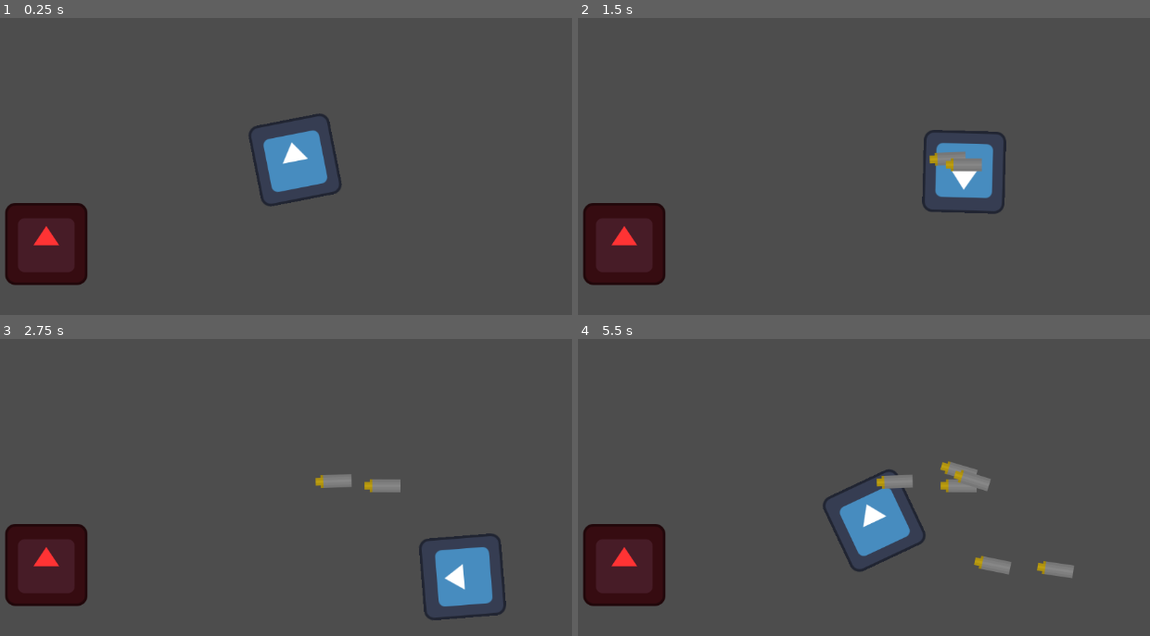
Above: before the commit, frames 1-4 (two rows, left to right).
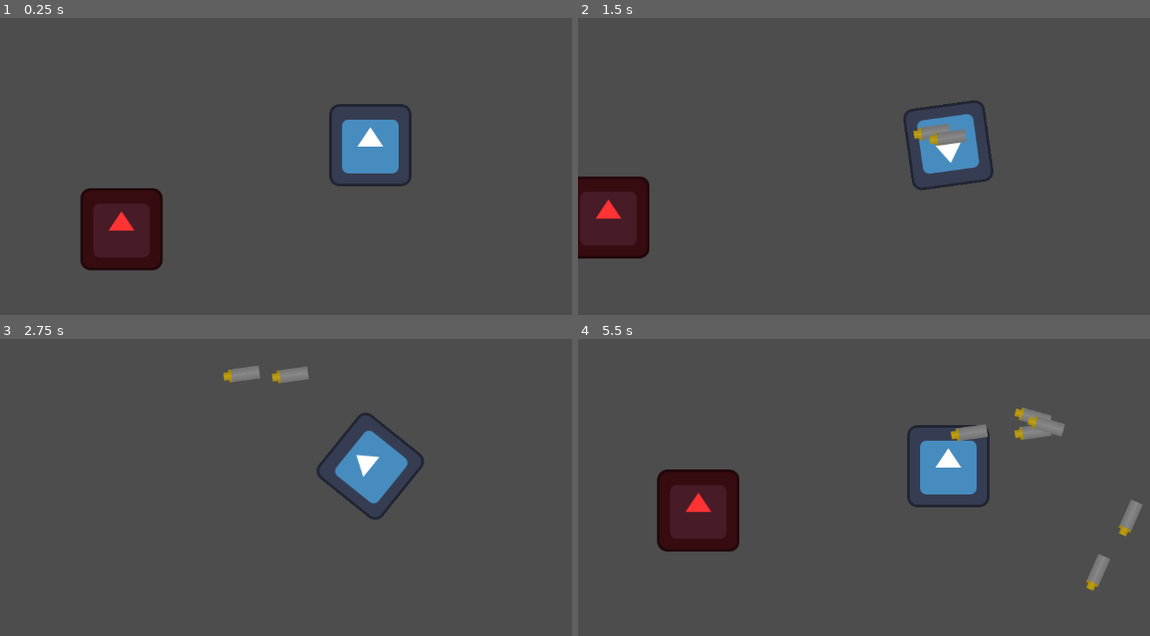
Above: after the commit, the same moments.

Repository: Do-Good-Games/MaskGameTest
Game: Godot game, scene res://testLevel.tscn
The game is run twice, just before and just after one commit, with the same random seed, the same clock (stepped at 60 frames per second) and the same inputs. The engine's default icon, where the game draws it, is replaced by a stand-in: a white triangle on a blue panel in a dark square.
Inputs (mouse positions are in pixels of both pictures, inside the frame that each line leads up to):
- Up to frame 1 (0.25 s): no input
- Up to frame 2 (1.5 s): tap Enter at 0.5 s; move the mouse to (1109, 124) at 0.52 s; press the mouse at (1109, 124) at 0.53 s; hold D (right) 0.53-1.28 s; move the mouse to (801, 166) at 1.27 s; release the mouse at (801, 166) at 1.28 s; hold S (down) from 1.28 s (still down); click (801, 166) at 1.35 s
- Up to frame 3 (2.75 s): move the mouse to (446, 374) at 2.02 s; release S (down) at 2.03 s; press the mouse at (446, 374) at 2.03 s; hold D (right) from 2.03 s (still down)
- Up to frame 4 (5.5 s): move the mouse to (909, 549) at 2.77 s; release D (right) at 2.78 s; release the mouse at (909, 549) at 2.78 s; hold W (up) 2.78-3.53 s; click (909, 549) at 2.85 s; move the mouse to (outside the picture) at 3.52 s; press the mouse at (outside the picture) at 3.53 s; hold A (left) 3.53-5.03 s; move the mouse to (726, 404) at 4.27 s; release the mouse at (726, 404) at 4.28 s; click (726, 404) at 4.35 s; move the mouse to (984, 466) at 5.02 s; press the mouse at (984, 466) at 5.03 s; hold S (down) from 5.03 s (still down)

The runs differ from the first frame. In frame 1, 12% of the frame differs, in the area x 0-72%, y 28-91%; in frame 2, 7.2%; in frame 3, 9.4%; in frame 4, 14%, in the area x 0-99%, y 23-91%.

Commit message:
cleanup - moved some of ianfolder to layerMasking folder - renamed bobbyFolder to Character, also contains thorwable and interactable stuff - made layercontroller (currently blank) and added to autoload

Diff:
--- a/BobbyFolder/BobbyCharacter.gd
+++ b/Character/BobbyCharacter.gd
@@ -3,7 +3,7 @@
 #const Throwable: PackedScene = preload("res://BobbyFolder/throwable.tscn")
 @export var Throwable: PackedScene
 
-@export var speed = 200
+@export var max_vel = 200
 @export var friction = 0.01
 @export var acceleration = 0.1
 
@@ -39,7 +39,7 @@
 	look_at(get_global_mouse_position())
 	var direction = get_input()
 	if direction.length() > 0:
-		velocity = velocity.lerp(direction.normalized() * speed, acceleration)
+		velocity = velocity.lerp(direction.normalized() * max_vel, acceleration)
 	else:
 		velocity = velocity.lerp(Vector2.ZERO, friction)
 	move_and_slide()
--- a/BobbyFolder/BobbyCollectable.tscn
+++ b/Character/BobbyCollectable.tscn
@@ -1,6 +1,6 @@
 [gd_scene format=3 uid="uid://f0giku20phl1"]
 
-[ext_resource type="Script" uid="uid://b6kfm4snx6edn" path="res://BobbyFolder/bobby_collectable.gd" id="1_awvcx"]
+[ext_resource type="Script" uid="uid://b6kfm4snx6edn" path="res://Character/bobby_collectable.gd" id="1_awvcx"]
 [ext_resource type="Texture2D" uid="uid://cnfytrl0jhugb" path="res://icon.svg" id="1_oemdl"]
 
 [sub_resource type="RectangleShape2D" id="RectangleShape2D_oemdl"]
--- a/BobbyFolder/bobby_character.tscn
+++ b/Character/bobby_character.tscn
@@ -1,8 +1,8 @@
 [gd_scene format=3 uid="uid://b2aodyxg1wr0g"]
 
-[ext_resource type="Script" uid="uid://dgrhfdbhs3r0u" path="res://BobbyFolder/BobbyCharacter.gd" id="1_dmayn"]
+[ext_resource type="Script" uid="uid://dgrhfdbhs3r0u" path="res://Character/BobbyCharacter.gd" id="1_dmayn"]
 [ext_resource type="Texture2D" uid="uid://cnfytrl0jhugb" path="res://icon.svg" id="2_d5myv"]
-[ext_resource type="PackedScene" uid="uid://dwj2g8najpxjr" path="res://BobbyFolder/throwable.tscn" id="2_tbytb"]
+[ext_resource type="PackedScene" uid="uid://dwj2g8najpxjr" path="res://Character/throwable.tscn" id="2_tbytb"]
 
 [sub_resource type="RectangleShape2D" id="RectangleShape2D_d5myv"]
 size = Vector2(123, 125)
@@ -17,3 +17,5 @@
 [node name="CollisionShape2D" type="CollisionShape2D" parent="." unique_id=2015673397]
 position = Vector2(-0.5, 0.5)
 shape = SubResource("RectangleShape2D_d5myv")
+
+[node name="Camera2D" type="Camera2D" parent="." unique_id=550504632]
--- a/BobbyFolder/throwable.tscn
+++ b/Character/throwable.tscn
@@ -1,6 +1,6 @@
 [gd_scene format=3 uid="uid://dwj2g8najpxjr"]
 
-[ext_resource type="Script" uid="uid://bteqykmjtyfri" path="res://BobbyFolder/throwable.gd" id="1_6fbao"]
+[ext_resource type="Script" uid="uid://bteqykmjtyfri" path="res://Character/throwable.gd" id="1_6fbao"]
 [ext_resource type="Texture2D" uid="uid://cv1u7cgehrkc0" path="res://StolenDDOTextures/Entities/bullet.png" id="2_pb81h"]
 
 [node name="Throwable" type="CharacterBody2D" unique_id=1897539501]
--- a/Ian Folder/test_world.tscn
+++ b/Ian Folder/test_world.tscn
@@ -1,9 +1,9 @@
 [gd_scene format=3 uid="uid://bseoqe15ia0bb"]
 
-[ext_resource type="PackedScene" uid="uid://bym1nxtie4254" path="res://Ian Folder/layer.tscn" id="1_1hawf"]
+[ext_resource type="PackedScene" uid="uid://bym1nxtie4254" path="res://LayerMasking/layer.tscn" id="1_1hawf"]
 [ext_resource type="Texture2D" uid="uid://dvf21l451imlf" path="res://Ian Folder/brush.tres" id="1_e4dru"]
-[ext_resource type="PackedScene" uid="uid://f0giku20phl1" path="res://BobbyFolder/BobbyCollectable.tscn" id="2_icfwp"]
-[ext_resource type="PackedScene" uid="uid://b2aodyxg1wr0g" path="res://BobbyFolder/bobby_character.tscn" id="3_e4dru"]
+[ext_resource type="PackedScene" uid="uid://f0giku20phl1" path="res://Character/BobbyCollectable.tscn" id="2_icfwp"]
+[ext_resource type="PackedScene" uid="uid://b2aodyxg1wr0g" path="res://Character/bobby_character.tscn" id="3_e4dru"]
 [ext_resource type="Texture2D" uid="uid://d1pxvs8i5av8t" path="res://test_mask_alpha_negative.png" id="4_8wdvc"]
 [ext_resource type="Texture2D" uid="uid://rw8d2f1wlin6" path="res://Ian Folder/Green_Example.png" id="5_orqof"]
 
@@ -16,8 +16,9 @@
 
 func _input(event: InputEvent) -> void:
 	if event is InputEventMouseButton:
-		$RedLayer.layer_mask.paint_texture(brush_texture, get_local_mouse_position())
-		$GreenLayer.layer_mask.erase_texture(brush_texture, get_local_mouse_position())
+		if event.pressed:
+			$RedLayer.layer_mask.paint_texture(brush_texture, get_local_mouse_position())
+			$GreenLayer.layer_mask.erase_texture(brush_texture, get_local_mouse_position())
 "
 
 [node name="TestWorld" type="Node2D" unique_id=1058061648]
@@ -25,7 +26,6 @@
 brush_texture = ExtResource("1_e4dru")
 
 [node name="RedLayer" parent="." unique_id=807261236 instance=ExtResource("1_1hawf")]
-visible = false
 z_index = -1
 position = Vector2(1100, 760)
 rect_size = Vector2(1000, 1000)
@@ -47,7 +47,6 @@
 position = Vector2(1107, 771)
 
 [node name="LayerMask" parent="GreenLayer" index="0" unique_id=1379613557]
-visible = false
 texture = ExtResource("4_8wdvc")
 
 [node name="LayerVisual" parent="GreenLayer/LayerMask" index="0" unique_id=1234380076]
@@ -80,9 +79,7 @@
 
 [node name="BobbyCharacter" parent="." unique_id=1423288883 instance=ExtResource("3_e4dru")]
 z_index = 1
-position = Vector2(579, 1204)
-
-[node name="Camera2D" type="Camera2D" parent="BobbyCharacter" unique_id=843319166]
+position = Vector2(991, 1087)
 
 [editable path="RedLayer"]
 [editable path="GreenLayer"]
--- /dev/null
+++ b/LayerMasking/LayerController.tscn
@@ -0,0 +1,6 @@
+[gd_scene format=3 uid="uid://2wy3lf084bm7"]
+
+[ext_resource type="Script" uid="uid://b01gwbcmrrl47" path="res://LayerMasking/layer_controller.gd" id="1_prpwt"]
+
+[node name="LayerController" type="Node2D" unique_id=1122606211]
+script = ExtResource("1_prpwt")
--- a/Ian Folder/layer.tscn
+++ b/LayerMasking/layer.tscn
@@ -2,7 +2,7 @@
 
 [ext_resource type="Texture2D" uid="uid://bwgq1lmjusrgc" path="res://test_mask_alpha.png" id="1_vm0sn"]
 [ext_resource type="Script" uid="uid://bxui4dd18e7gy" path="res://mask_collision.gd" id="2_gui4o"]
-[ext_resource type="Script" uid="uid://dklvrnohgflnj" path="res://Ian Folder/layer_mask.gd" id="3_gui4o"]
+[ext_resource type="Script" uid="uid://dklvrnohgflnj" path="res://LayerMasking/layer_mask.gd" id="3_gui4o"]
 [ext_resource type="Texture2D" uid="uid://7kdjj57fft6b" path="res://Ian Folder/Red example.png" id="4_k3wos"]
 
 [node name="Layer" type="StaticBody2D" unique_id=807261236]
--- /dev/null
+++ b/LayerMasking/layer_controller.gd
@@ -0,0 +1 @@
+extends Node2D
--- a/project.godot
+++ b/project.godot
@@ -14,6 +14,10 @@
 run/main_scene="uid://wbxiup2snukg"
 config/features=PackedStringArray("4.6", "GL Compatibility")
 config/icon="res://icon.svg"
+
+[autoload]
+
+LayerController="*uid://b01gwbcmrrl47"
 
 [debug]
 
@@ -50,6 +54,10 @@
 "events": [Object(InputEventMouseButton,"resource_local_to_scene":false,"resource_name":"","device":-1,"window_id":0,"a …(258 unchanged characters)…
 ]
 }
+testaxis={
+"deadzone": 0.2,
+"events": []
+}
 
 [physics]
 
--- a/testLevel.tscn
+++ b/testLevel.tscn
@@ -1,10 +1,9 @@
 [gd_scene format=3 uid="uid://wbxiup2snukg"]
 
-[ext_resource type="PackedScene" uid="uid://b2aodyxg1wr0g" path="res://BobbyFolder/bobby_character.tscn" id="1_8a0p6"]
-[ext_resource type="PackedScene" uid="uid://f0giku20phl1" path="res://BobbyFolder/BobbyCollectable.tscn" id="2_vgrmv"]
+[ext_resource type="PackedScene" uid="uid://b2aodyxg1wr0g" path="res://Character/bobby_character.tscn" id="1_8a0p6"]
+[ext_resource type="PackedScene" uid="uid://f0giku20phl1" path="res://Character/BobbyCollectable.tscn" id="2_vgrmv"]
 
 [node name="Node2D" type="Node2D" unique_id=648198681]
-position = Vector2(-2, 0)
 
 [node name="BobbyCharacter" parent="." unique_id=1423288883 instance=ExtResource("1_8a0p6")]
 position = Vector2(461, 347)
Renamed: BobbyFolder/BobbyCharacter.gd.uid -> Character/BobbyCharacter.gd.uid
Renamed: BobbyFolder/bobby_collectable.gd -> Character/bobby_collectable.gd
Renamed: BobbyFolder/bobby_collectable.gd.uid -> Character/bobby_collectable.gd.uid
Renamed: BobbyFolder/throwable.gd -> Character/throwable.gd
Renamed: BobbyFolder/throwable.gd.uid -> Character/throwable.gd.uid
Not shown, added: LayerMasking/layer_controller.gd.uid
Renamed: Ian Folder/layer_mask.gd -> LayerMasking/layer_mask.gd
Renamed: Ian Folder/layer_mask.gd.uid -> LayerMasking/layer_mask.gd.uid
